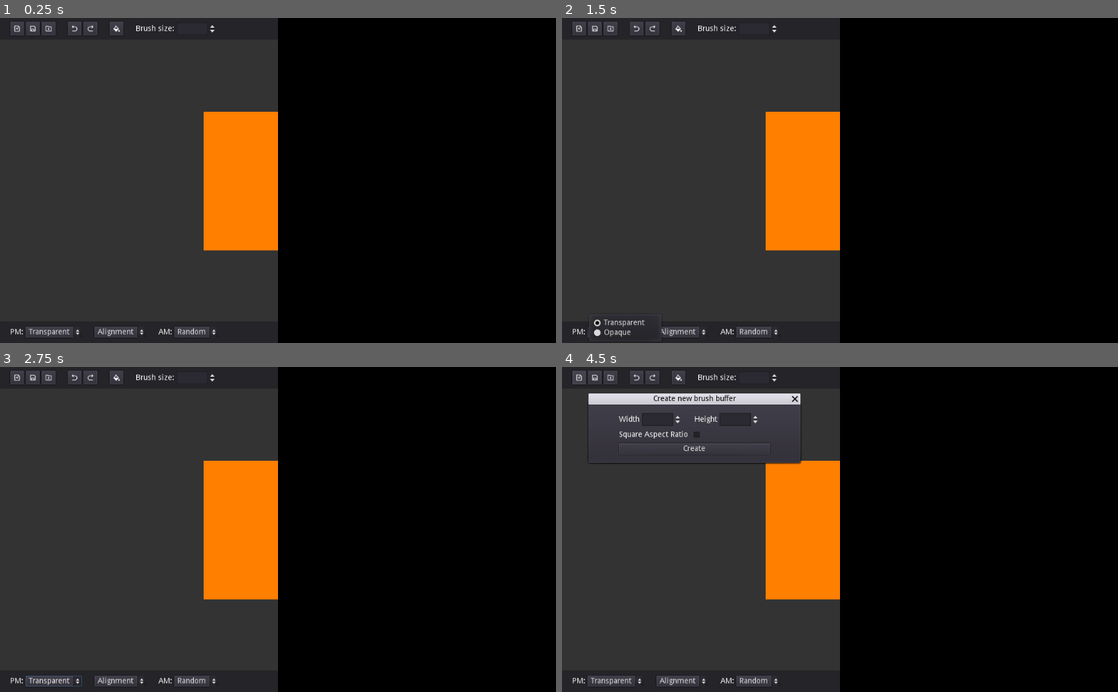
Above: before the commit, frames 1-4 (two rows, left to right).
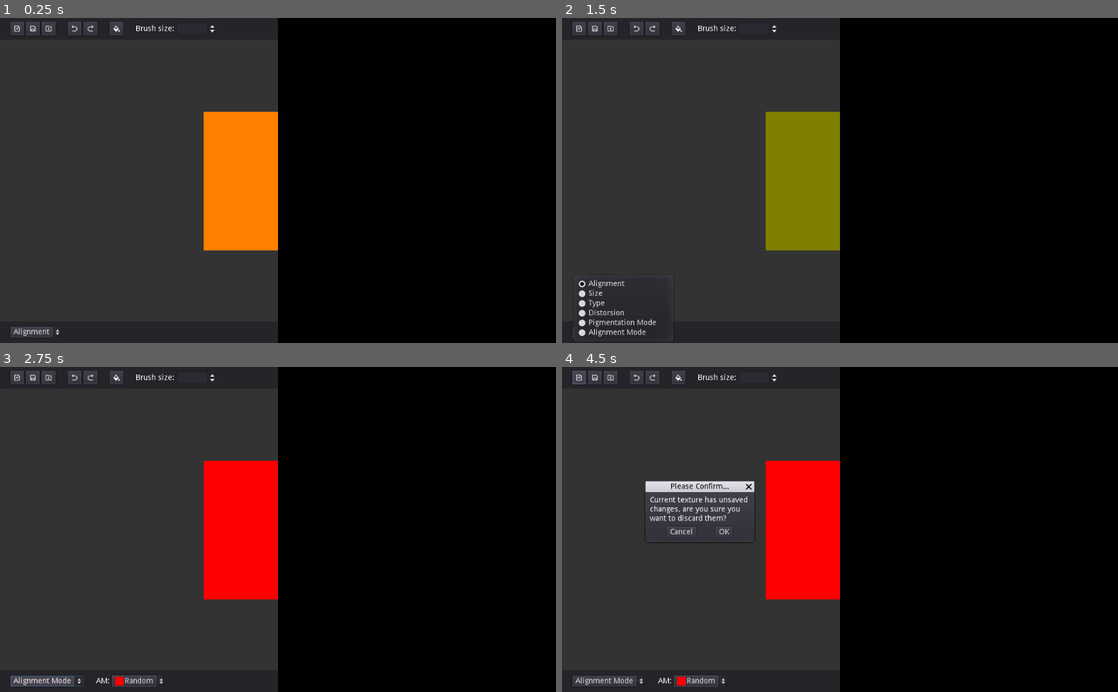
Above: after the commit, the same moments.

Repository: matthewkurnia/schmid
Game: Godot game, scene res://src/editor/Editor.tscn
Same seed, same stepped clock (60 frames per second), same inputs: the game is played once before the commit and once after it. The project has no main scene, so this scene is started directly. The engine's default icon, where the game draws it, is replaced by a stand-in: a white triangle on a blue panel in a dark square.
Inputs (mouse positions are in pixels of both pictures, inside the frame that each line leads up to):
- Up to frame 1 (0.25 s): no input
- Up to frame 2 (1.5 s): click (678, 27) at 0.52 s; click (617, 333) at 1.25 s, where only the run before the commit has a clickable "Transparent"
- Up to frame 3 (2.75 s): click "Alignment" at 2 s
- Up to frame 4 (4.5 s): click "Alignment" (after the commit: "Alignment Mode") at 2.75 s; click "Random" at 3.5 s; click (578, 376) at 4.27 s

The runs differ from the first frame. In frame 1, 0.6% of the frame differs, in the area x 1-39%, y 95-99%; in frame 2, 6.6%; in frame 3, 6.4%; in frame 4, 9.4%, in the area x 1-50%, y 1-99%.
Error before the commit: Attempt to call function 'flip_y' in base 'null instance' on a null instance. (res://src/editor/TextureLoader.gd:51)
Error after the commit: Attempt to call function 'flip_y' in base 'null instance' on a null instance. (res://src/editor/TextureLoader.gd:57)

Commit message:
added: pigmentation and alignment mode painting

Diff:
--- a/src/editor/AlignmentModeSelector.gd
+++ b/src/editor/AlignmentModeSelector.gd
@@ -7,7 +7,20 @@
 	"Tangential",
 ]
 
+const colors := [
+	Color.red,
+	Color.green,
+	Color.blue
+]
+
 
 func _ready():
 	for i in range(3):
-		self.add_item(alignment_modes[i], i)
+		var image := Image.new()
+		image.create(16, 16, false, Image.FORMAT_RGBA8)
+		image.fill(colors[i])
+
+		var texture := ImageTexture.new()
+		texture.create_from_image(image, 0)
+
+		self.add_icon_item(texture, alignment_modes[i], i)
--- a/src/editor/BoundedUndoRedo.gd
+++ b/src/editor/BoundedUndoRedo.gd
@@ -27,4 +27,4 @@
 
 func commit_action(action: Action) -> void:
 	history.push(action)
-#	action.do()
+	action.do()
--- a/src/editor/Canvas.gd
+++ b/src/editor/Canvas.gd
@@ -31,6 +31,8 @@
 var size: float
 var type: int
 var distorsion: float
+var pigmentation_mode: int
+var alignment_mode: int
 
 
 func _ready():
@@ -49,6 +51,10 @@
 	Editor.size_texture.create_from_image(image, 0)
 	Editor.type_texture.create_from_image(image, 0)
 	Editor.distorsion_texture.create_from_image(image, 0)
+	Editor.pm_texture.create_from_image(image, 0)
+
+	image.fill(Color.red)
+	Editor.am_texture.create_from_image(image, 0)
 
 	self.texture = Editor.alignment_texture
 	last_edited_texture = self.texture
@@ -108,6 +114,16 @@
 				brush_buffer.append(prev_mouse_position + stride * i)
 		brush_buffer.append(curr_mouse_position)
 
+	update_brush_color()
+
+	if event.is_action_released("paint"):
+		cursor_wet = false
+		post_image = self.texture.get_data()
+		commit_to_history()
+		last_edited_texture = self.texture
+
+
+func update_brush_color() -> void:
 	match edit_mode:
 		EditMode.ALIGNMENT:
 			var mean_delta := Vector2.ZERO
@@ -122,12 +138,13 @@
 			brush_color = BrushType.get_color(type)
 		EditMode.DISTORSION:
 			brush_color = Color(distorsion, distorsion, distorsion, 1)
-
-	if event.is_action_released("paint"):
-		cursor_wet = false
-		post_image = self.texture.get_data()
-		commit_to_history()
-		last_edited_texture = self.texture
+		EditMode.PIGMENTATION_MODE:
+			brush_color = Color(pigmentation_mode, pigmentation_mode, pigmentation_mode, 1)
+		EditMode.ALIGNMENT_MODE:
+			var am_r = float(alignment_mode == 0)
+			var am_g = float(alignment_mode == 1)
+			var am_b = float(alignment_mode == 2)
+			brush_color = Color(am_r, am_g, am_b, 1)
 
 
 func set_data_and_update_texture(image_data: Image, target_texture: Texture) -> void:
@@ -177,6 +194,27 @@
 			brush_type = BrushType.CIRCLE
 		EditMode.DISTORSION:
 			brush_type = BrushType.AIRBRUSH
+		EditMode.PIGMENTATION_MODE:
+			brush_type = BrushType.CIRCLE
+		EditMode.ALIGNMENT_MODE:
+			brush_type = BrushType.CIRCLE
+
+
+func fill() -> void:
+	print("FILL!")
+
+	Editor.dirty = true
+
+	pre_image = self.texture.get_data()
+
+	update_brush_color()
+
+	post_image = Image.new()
+	post_image.create(Editor.size.x, Editor.size.y, false, Image.FORMAT_RGBAH)
+	post_image.fill(brush_color)
+
+	commit_to_history()
+	last_edited_texture = self.texture
 
 
 func on_load(width: float, height: float) -> void:
@@ -201,3 +239,11 @@
 
 func set_distorsion(value: float) -> void:
 	distorsion = value
+
+
+func set_pigmentation_mode(value: int) -> void:
+	pigmentation_mode = value
+
+
+func set_alignment_mode(value: int) -> void:
+	alignment_mode = value
--- a/src/editor/CompositeTexture.tscn
+++ b/src/editor/CompositeTexture.tscn
@@ -6,8 +6,6 @@
 
 [sub_resource type="ShaderMaterial" id=2]
 shader = ExtResource( 3 )
-shader_param/pigmentation_mode = null
-shader_param/alignment_mode = null
 
 [node name="CompositeTexture" type="Viewport"]
 script = ExtResource( 1 )
--- a/src/editor/EditMode.gd
+++ b/src/editor/EditMode.gd
@@ -5,5 +5,7 @@
 	ALIGNMENT,
 	SIZE,
 	TYPE,
-	DISTORSION
+	DISTORSION,
+	PIGMENTATION_MODE,
+	ALIGNMENT_MODE
 }
--- a/src/editor/EditorInterface.gd
+++ b/src/editor/EditorInterface.gd
@@ -30,6 +30,8 @@
 
 onready var brush_size_spinbox := $TopPanel/HBoxContainer/Size/SpinBox
 
+onready var fill_button := $TopPanel/HBoxContainer/Fill/Button
+
 onready var mode_selection_button := $BottomPanel/HBoxContainer/ModeSelectionContainer/ModeSelectionButton
 
 onready var size_slider := $BottomPanel/HBoxContainer/SizeSlider/HSlider
@@ -41,11 +43,10 @@
 onready var size_slider_container := $BottomPanel/HBoxContainer/SizeSlider
 onready var distorsion_slider_container := $BottomPanel/HBoxContainer/DistorsionSlider
 onready var am_selector_container := $BottomPanel/HBoxContainer/AMSelectorContainer
+onready var pm_selector_container := $BottomPanel/HBoxContainer/PMSelectorContainer
 
 
 func _ready():
-	Editor.connect("load_texture", self, "on_load")
-
 	mode_selection_button.connect("item_selected", self, "on_mode_selected")
 
 	self.on_mode_selected(mode_selection_button.selected)
@@ -61,14 +62,18 @@
 	size_slider.connect("value_changed", canvas, "set_size")
 	type_selector.connect("item_selected", canvas, "set_type")
 	distorsion_slider.connect("value_changed", canvas, "set_distorsion")
-	pm_selector.connect("item_selected", Editor, "set_pigmentation_mode")
-	am_selector.connect("item_selected", Editor, "set_alignment_mode")
+	pm_selector.connect("item_selected", canvas, "set_pigmentation_mode")
+	am_selector.connect("item_selected", canvas, "set_alignment_mode")
 
 	canvas.on_mode_selected(mode_selection_button.selected)
 	canvas.set_brush_size(brush_size_spinbox.value)
 	canvas.set_size(size_slider.value)
 	canvas.set_type(type_selector.selected)
 	canvas.set_distorsion(distorsion_slider.value)
+	canvas.set_pigmentation_mode(pm_selector.selected)
+	canvas.set_alignment_mode(am_selector.selected)
+
+	fill_button.connect("pressed", canvas, "fill")
 
 	new_button.connect("pressed", self, "on_canvas_override", [new_dialog])
 	new_dialog.connect("new", Editor, "new_texture")
@@ -76,9 +81,6 @@
 	save_dialog.connect("file_selected", Editor, "save_texture")
 	load_button.connect("pressed", self, "on_canvas_override", [load_dialog])
 	load_dialog.connect("file_selected", Editor, "load_texture")
-
-	pm_selector.connect("item_selected", self, "on_am_or_pm_changed")
-	am_selector.connect("item_selected", self, "on_am_or_pm_changed")
 
 
 func _input(event):
@@ -112,32 +114,11 @@
 
 
 func on_mode_selected(mode: int) -> void:
-	match mode:
-		EditMode.ALIGNMENT:
-			size_slider_container.visible = false
-			distorsion_slider_container.visible = false
-			type_selector.visible = false
-			am_selector_container.visible = true
-		EditMode.SIZE:
-			size_slider_container.visible = true
-			distorsion_slider_container.visible = false
-			type_selector.visible = false
-			am_selector_container.visible = false
-		EditMode.TYPE:
-			size_slider_container.visible = false
-			distorsion_slider_container.visible = false
-			type_selector.visible = true
-			am_selector_container.visible = false
-		EditMode.DISTORSION:
-			size_slider_container.visible = false
-			distorsion_slider_container.visible = true
-			type_selector.visible = false
-			am_selector_container.visible = false
-
-
-func on_load(_width, _height) -> void:
-	pm_selector.select(Editor.pigmentation_mode)
-	am_selector.select(Editor.alignment_mode)
+	size_slider_container.visible = mode == EditMode.SIZE
+	distorsion_slider_container.visible = mode == EditMode.DISTORSION
+	type_selector.visible = mode == EditMode.TYPE
+	pm_selector_container.visible = mode == EditMode.PIGMENTATION_MODE
+	am_selector_container.visible = mode == EditMode.ALIGNMENT_MODE
 
 
 func on_canvas_override(target_dialog: WindowDialog) -> void:
@@ -146,7 +127,3 @@
 		confirmation_dialog.show()
 		return
 	target_dialog.popup()
-
-
-func on_am_or_pm_changed(_index: int) -> void:
-	Editor.dirty = true
--- a/src/editor/EditorInterface.tscn
+++ b/src/editor/EditorInterface.tscn
@@ -118,61 +118,57 @@
 
 [node name="Padding1" parent="BottomPanel/HBoxContainer" instance=ExtResource( 1 )]
 
-[node name="PMSelectorContainer" parent="BottomPanel/HBoxContainer" instance=ExtResource( 2 )]
+[node name="ModeSelectionContainer" parent="BottomPanel/HBoxContainer" instance=ExtResource( 2 )]
 margin_left = 19.0
-margin_right = 76.0
-
-[node name="PigmentationModeSelector" parent="BottomPanel/HBoxContainer/PMSelectorContainer" instance=ExtResource( 13 )]
-margin_top = 10.0
-margin_right = 57.0
-margin_bottom = 30.0
+margin_right = 114.0
+
+[node name="ModeSelectionButton" type="OptionButton" parent="BottomPanel/HBoxContainer/ModeSelectionContainer"]
+margin_top = 10.0
+margin_right = 95.0
+margin_bottom = 30.0
+text = "Alignment"
+items = [ "Alignment", null, false, 0, null, "Size", null, false, 1, null, "Type", null, false, 2, null, "Distorsion", null, false, 3, null, "Pigmentation Mode", null, false, 4, null, "Alignment Mode", null, false, 5, null ]
+selected = 0
 
 [node name="Padding2" parent="BottomPanel/HBoxContainer" instance=ExtResource( 1 )]
-margin_left = 80.0
-margin_right = 95.0
-
-[node name="ModeSelectionContainer" parent="BottomPanel/HBoxContainer" instance=ExtResource( 2 )]
-margin_left = 99.0
-margin_right = 194.0
-
-[node name="ModeSelectionButton" type="OptionButton" parent="BottomPanel/HBoxContainer/ModeSelectionContainer"]
-margin_top = 10.0
-margin_right = 95.0
-margin_bottom = 30.0
-text = "Alignment"
-items = [ "Alignment", null, false, 0, null, "Size", null, false, 1, null, "Type", null, false, 2, null, "Distorsion", null, false, 3, null ]
-selected = 0
-
-[node name="Padding4" parent="BottomPanel/HBoxContainer" instance=ExtResource( 1 )]
-margin_left = 198.0
-margin_right = 213.0
+margin_left = 118.0
+margin_right = 133.0
 
 [node name="SizeSlider" parent="BottomPanel/HBoxContainer" instance=ExtResource( 10 )]
 anchor_right = 0.0
 anchor_bottom = 0.0
-margin_left = 217.0
-margin_right = 375.0
+margin_left = 137.0
+margin_right = 295.0
 margin_bottom = 40.0
 
 [node name="DistorsionSlider" parent="BottomPanel/HBoxContainer" instance=ExtResource( 10 )]
 anchor_right = 0.0
 anchor_bottom = 0.0
-margin_left = 379.0
-margin_right = 537.0
+margin_left = 299.0
+margin_right = 457.0
 margin_bottom = 40.0
 
 [node name="AMSelectorContainer" parent="BottomPanel/HBoxContainer" instance=ExtResource( 2 )]
-margin_left = 541.0
-margin_right = 599.0
+margin_left = 461.0
+margin_right = 519.0
 
 [node name="AlignmentModeSelector" parent="BottomPanel/HBoxContainer/AMSelectorContainer" instance=ExtResource( 12 )]
 margin_top = 10.0
 margin_right = 58.0
 margin_bottom = 30.0
 
+[node name="PMSelectorContainer" parent="BottomPanel/HBoxContainer" instance=ExtResource( 2 )]
+margin_left = 523.0
+margin_right = 580.0
+
+[node name="PigmentationModeSelector" parent="BottomPanel/HBoxContainer/PMSelectorContainer" instance=ExtResource( 13 )]
+margin_top = 10.0
+margin_right = 57.0
+margin_bottom = 30.0
+
 [node name="TypeSelectorContainer" parent="BottomPanel/HBoxContainer" instance=ExtResource( 2 )]
-margin_left = 603.0
-margin_right = 632.0
+margin_left = 584.0
+margin_right = 613.0
 
 [node name="TypeSelector" parent="BottomPanel/HBoxContainer/TypeSelectorContainer" instance=ExtResource( 11 )]
 margin_top = 10.0
--- a/src/editor/EditorSingleton.gd
+++ b/src/editor/EditorSingleton.gd
@@ -15,16 +15,17 @@
 var size_texture := ImageTexture.new()
 var type_texture := ImageTexture.new()
 var distorsion_texture := ImageTexture.new()
+var pm_texture := ImageTexture.new()
+var am_texture := ImageTexture.new()
 
 var textures = [
 	alignment_texture,
 	size_texture,
 	type_texture,
-	distorsion_texture
+	distorsion_texture,
+	pm_texture,
+	am_texture
 ]
-
-var pigmentation_mode = PigmentationMode.TRANSPARENT setget set_pigmentation_mode
-var alignment_mode = AlignmentMode.RANDOM setget set_alignment_mode
 
 var viewer: Control
 
@@ -49,20 +50,10 @@
 	composite_material.set_shader_param("size_texture", size_texture)
 	composite_material.set_shader_param("type_texture", type_texture)
 	composite_material.set_shader_param("distorsion_texture", distorsion_texture)
-	composite_material.set_shader_param("pigmentation_mode", pigmentation_mode)
-	composite_material.set_shader_param("alignment_mode", alignment_mode)
+	composite_material.set_shader_param("pm_texture", pm_texture)
+	composite_material.set_shader_param("am_texture", am_texture)
 
 	composite_material = material
-
-
-func set_pigmentation_mode(pm: int) -> void:
-	pigmentation_mode = pm
-	composite_material.set_shader_param("pigmentation_mode", pigmentation_mode)
-
-
-func set_alignment_mode(am: int) -> void:
-	alignment_mode = am
-	composite_material.set_shader_param("alignment_mode", alignment_mode)
 
 
 func new_texture(width: float, height: float) -> void:
@@ -88,13 +79,9 @@
 	size_texture.create_from_image(images["size"])
 	type_texture.create_from_image(images["type"])
 	distorsion_texture.create_from_image(images["distorsion"])
+	pm_texture.create_from_image(images["pigmentation_mode"])
+	am_texture.create_from_image(images["alignment_mode"])
 
 	var composite_image = images["composite"]
-	composite_image.lock()
-	var color = composite_image.get_pixel(0, 0)
-	set_pigmentation_mode(color.g8 >> 7)
-	set_alignment_mode(color.b8 >> 6)
-	composite_image.unlock()
-
 	var size = composite_image.get_size()
 	emit_signal("load_texture", size.x, size.y)
--- a/src/editor/PigmentationModeSelector.gd
+++ b/src/editor/PigmentationModeSelector.gd
@@ -6,7 +6,19 @@
 	"Opaque",
 ]
 
+const colors := [
+	Color.black,
+	Color.white
+]
+
 
 func _ready():
 	for i in range(2):
-		self.add_item(pigmentation_modes[i], i)
+		var image := Image.new()
+		image.create(16, 16, false, Image.FORMAT_RGBA8)
+		image.fill(colors[i])
+
+		var texture := ImageTexture.new()
+		texture.create_from_image(image, 0)
+
+		self.add_icon_item(texture, pigmentation_modes[i], i)
--- a/src/editor/TextureLoader.gd
+++ b/src/editor/TextureLoader.gd
@@ -5,21 +5,27 @@
 	"alignment",
 	"size",
 	"type",
-	"distorsion"
+	"distorsion",
+	"pigmentation_mode",
+	"alignment_mode"
 ]
 
 onready var viewports := [
 	$Alignment,
 	$Size,
 	$Type,
-	$Distorsion
+	$Distorsion,
+	$PigmentationMode,
+	$AlignmentMode
 ]
 
 onready var sprites := [
 	$Alignment/Sprite,
 	$Size/Sprite,
 	$Type/Sprite,
-	$Distorsion/Sprite
+	$Distorsion/Sprite,
+	$PigmentationMode/Sprite,
+	$AlignmentMode/Sprite
 ]
 
 
@@ -46,7 +52,7 @@
 
 	var images := {"composite": image}
 
-	for i in range(4):
+	for i in range(6):
 		var _image = viewports[i].get_texture().get_data()
 		_image.flip_y()
 		images[IDENTIFIERS[i]] = _image
--- a/src/editor/TextureLoader.tscn
+++ b/src/editor/TextureLoader.tscn
@@ -1,10 +1,12 @@
-[gd_scene load_steps=10 format=2]
+[gd_scene load_steps=14 format=2]
 
 [ext_resource path="res://src/editor/TextureLoader.gd" type="Script" id=1]
 [ext_resource path="res://src/shaders/TypeExtractor.gdshader" type="Shader" id=2]
 [ext_resource path="res://src/shaders/DistorsionExtractor.tres" type="Shader" id=3]
 [ext_resource path="res://src/shaders/AlignmentExtractor.gdshader" type="Shader" id=4]
 [ext_resource path="res://src/shaders/SizeExtractor.gdshader" type="Shader" id=5]
+[ext_resource path="res://src/shaders/PigmentationModeExtractor.gdshader" type="Shader" id=6]
+[ext_resource path="res://src/shaders/AlignmentModeExtractor.gdshader" type="Shader" id=7]
 
 [sub_resource type="ShaderMaterial" id=1]
 shader = ExtResource( 4 )
@@ -18,11 +20,18 @@
 [sub_resource type="ShaderMaterial" id=4]
 shader = ExtResource( 3 )
 
+[sub_resource type="ShaderMaterial" id=5]
+shader = ExtResource( 6 )
+
+[sub_resource type="ShaderMaterial" id=6]
+shader = ExtResource( 7 )
+
 [node name="TextureLoader" type="Node"]
 script = ExtResource( 1 )
 
 [node name="Alignment" type="Viewport" parent="."]
 size = Vector2( 64, 64 )
+own_world = true
 handle_input_locally = false
 render_target_update_mode = 0
 
@@ -59,3 +68,23 @@
 [node name="Sprite" type="Sprite" parent="Distorsion"]
 material = SubResource( 4 )
 centered = false
+
+[node name="PigmentationMode" type="Viewport" parent="."]
+size = Vector2( 10, 10 )
+own_world = true
+handle_input_locally = false
+render_target_update_mode = 0
+
+[node name="Sprite" type="Sprite" parent="PigmentationMode"]
+material = SubResource( 5 )
+centered = false
+
+[node name="AlignmentMode" type="Viewport" parent="."]
+size = Vector2( 10, 10 )
+own_world = true
+handle_input_locally = false
+render_target_update_mode = 0
+
+[node name="Sprite" type="Sprite" parent="AlignmentMode"]
+material = SubResource( 6 )
+centered = false
--- a/src/editor/TypeSelector.gd
+++ b/src/editor/TypeSelector.gd
@@ -17,7 +17,6 @@
 	for i in range(8):
 		var image := Image.new()
 		image.create(16, 16, false, Image.FORMAT_RGBA8)
-
 		image.fill(BrushType.get_color(i))
 
 		var texture := ImageTexture.new()
--- /dev/null
+++ b/src/shaders/AlignmentModeExtractor.gdshader
@@ -0,0 +1,13 @@
+shader_type canvas_item;
+
+const vec3 TO_COLOR[] = {
+	vec3(1, 0, 0),
+	vec3(0, 1, 0),
+	vec3(0, 0, 1)
+};
+
+void fragment() {
+	int blue = int(texture(TEXTURE, UV).b * 255.0);
+	int alignment_mode = blue >> 6;
+	COLOR.rgb = TO_COLOR[alignment_mode];
+}
--- a/src/shaders/CompositeTexture.gdshader
+++ b/src/shaders/CompositeTexture.gdshader
@@ -6,14 +6,14 @@
 uniform sampler2D size_texture;
 uniform sampler2D type_texture;
 uniform sampler2D distorsion_texture;
-
-uniform int pigmentation_mode;
-uniform int alignment_mode;
+uniform sampler2D pm_texture;
+uniform sampler2D am_texture;
 
 void fragment() {
 	vec2 alignment = normalize(texture(alignment_texture, UV).xy - vec2(0.5));
 	float angle = fract(atan(alignment.y, alignment.x) / (2.0 * PI));
 
+	int pigmentation_mode = int(texture(pm_texture, UV).x);
 	int pm = pigmentation_mode << 7;
 
 	vec3 encoded_type = texture(type_texture, UV).rgb;
@@ -22,6 +22,8 @@
 
 	int distorsion = int(round(texture(distorsion_texture, UV).x * 15.0));
 
+	vec3 am_channels = texture(am_texture, UV).xyz;
+	int alignment_mode = int(am_channels.y) + int(am_channels.z) * 2;
 	int am = alignment_mode << 6;
 
 	int size = int(round(texture(size_texture, UV).x * 63.0));
--- /dev/null
+++ b/src/shaders/PigmentationModeExtractor.gdshader
@@ -0,0 +1,7 @@
+shader_type canvas_item;
+
+void fragment() {
+	int green = int(texture(TEXTURE, UV).g * 255.0);
+	int pigmentation_mode = green >> 7;
+	COLOR.rgb = vec3(float(pigmentation_mode));
+}
